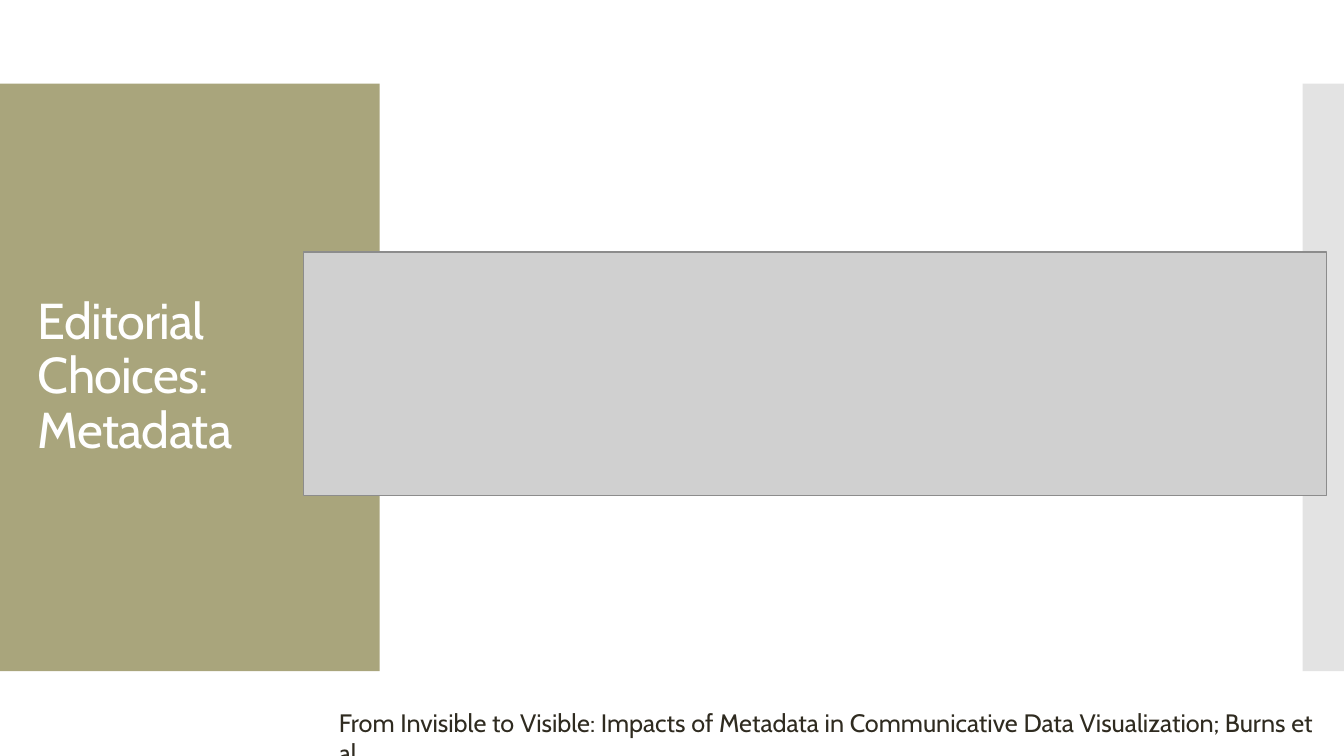
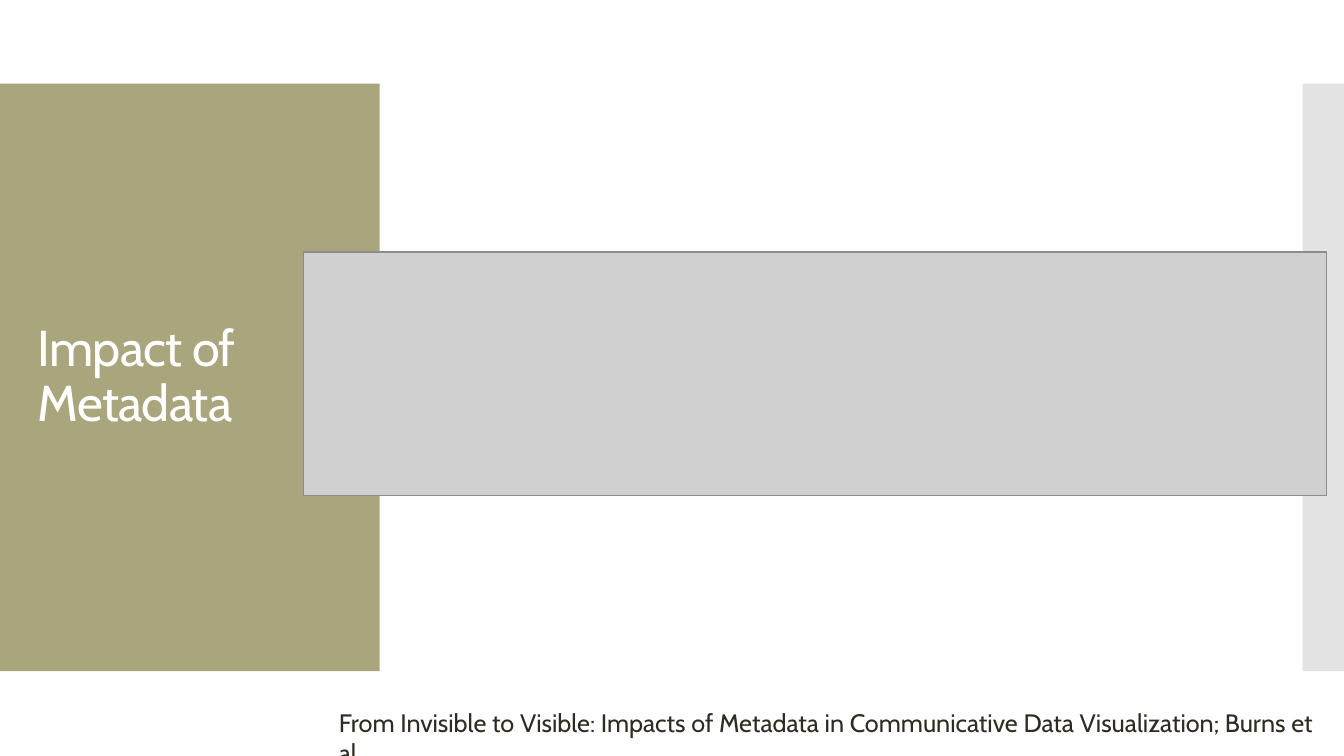
Before and after one commit to amosca01/SDS-CSC109, a slide deck: slide 23 of slides/14-persuasive-vis.pptx (slide 20 before the commit). Drawn at 1344x756 pixels with LibreOffice and Linux fonts; fonts in the diff are those of the drawing; grey boxes stand for pictures. Boxes give left, top, right and bottom in pixels: in the first picture for what was removed or moved away, otherwise in the second. Text is boxed around its words. In the diff, an @@ line names an element or a change of style, - is before the commit and + after.

```diff
--- a/slides/14-persuasive-vis.pptx
+++ b/slides/14-persuasive-vis.pptx
@@ title at [38, 328, 235, 422]: text changed @@
-Editorial Choices: Metadata
+Impact of Metadata
```
Also in this commit, not shown: 10 other slides changed, 1 slide added, 5 other files.
